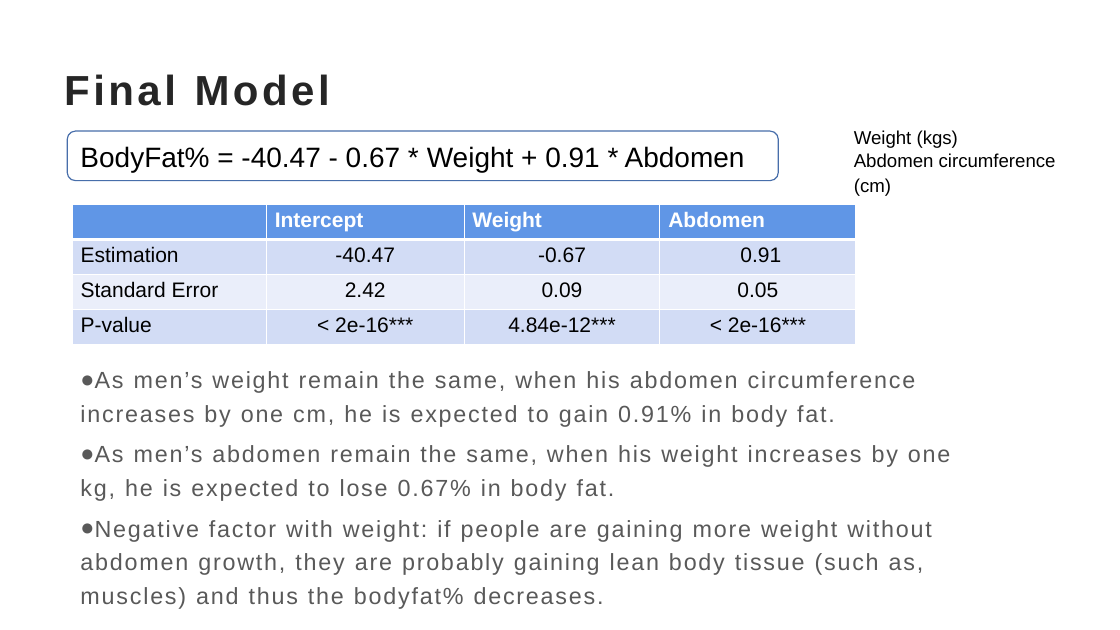
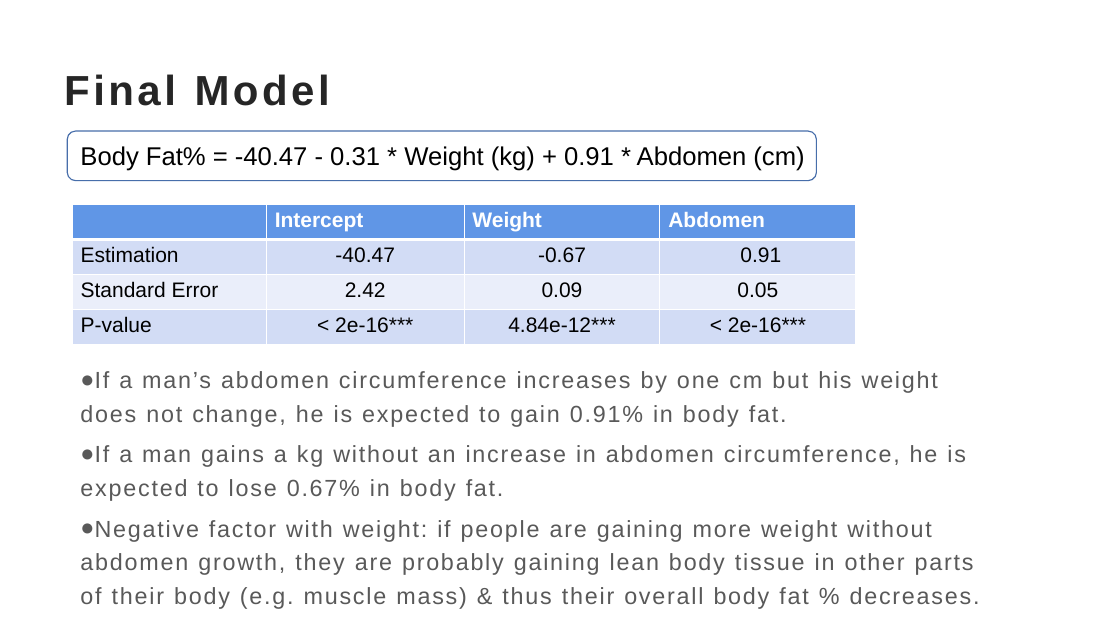
Before and after one commit to Mlloyd05/Fall2022_Stat628_Module2_Group2, a slide deck: slide 5 of Bodyfat Group2.pptx. Drawn at 1120x630 pixels with LibreOffice and Linux fonts; fonts in the diff are those of the drawing. Boxes give left, top, right and bottom in pixels: in the first picture for what was removed or moved away, otherwise in the second. Text is boxed around its words. In the diff, an @@ line names an element or a change of style, - is before the commit and + after.

```diff
--- a/Bodyfat Group2.pptx
+++ b/Bodyfat Group2.pptx
@@ rounded rectangle resized from (x1=67, y1=131, x2=779, y2=181) to (x1=67, y1=131, x2=817, y2=181) @@
@@ text at (x1=80, y1=146, x2=804, y2=171): text changed; size 24 to 22 pt @@
-BodyFat% = -40.47 - 0.67 * Weight + 0.91 * Abdomen
+Body Fat% = -40.47 - 0.31 * Weight (kg) + 0.91 * Abdomen (cm)
@@ text removed at (x1=854, y1=130, x2=1056, y2=196) @@
-Weight (kgs)
-Abdomen circumference (cm)
@@ text at (x1=80, y1=371, x2=980, y2=609): text changed @@
-  ● As men’s weight remain the same, when his abdomen circumference increases by one cm, he is expected to gain 0.91% in body fat.
-  ● As men’s abdomen remain the same, when his weight increases by one kg, he is expected to lose 0.67% in body fat.
-  ● Negative factor with weight: if people are gaining more weight without abdomen growth, they are probably gaining lean body tissue (such as, muscles) and thus the bodyfat% decreases.
+  ● If a man’s abdomen circumference increases by one cm but his weight does not change, he is expected to gain 0.91% in body fat.
+  ● If a man gains a kg without an increase in abdomen circumference, he is expected to lose 0.67% in body fat.
+  ● Negative factor with weight: if people are gaining more weight without abdomen growth, they are probably gaining lean body tissue in other parts of their body (e.g. muscle mass) & thus their overall body fat % decreases.
```
Also in this commit, not shown: 4 other slides changed, 6 other files.
